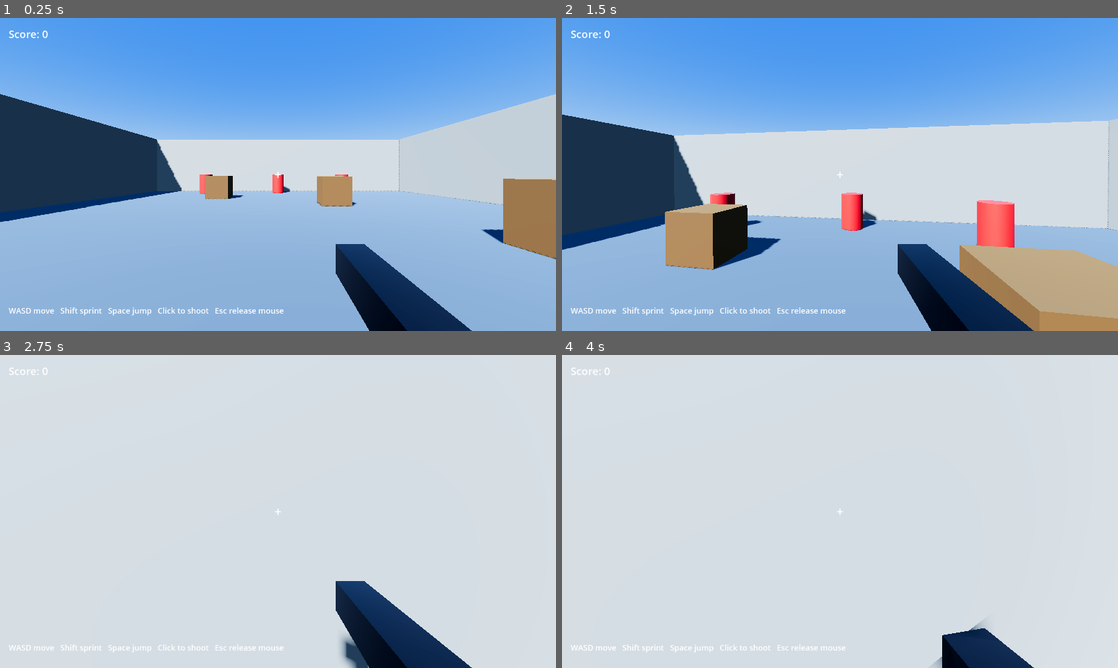
Above: before the commit, frames 1-4 (two rows, left to right).
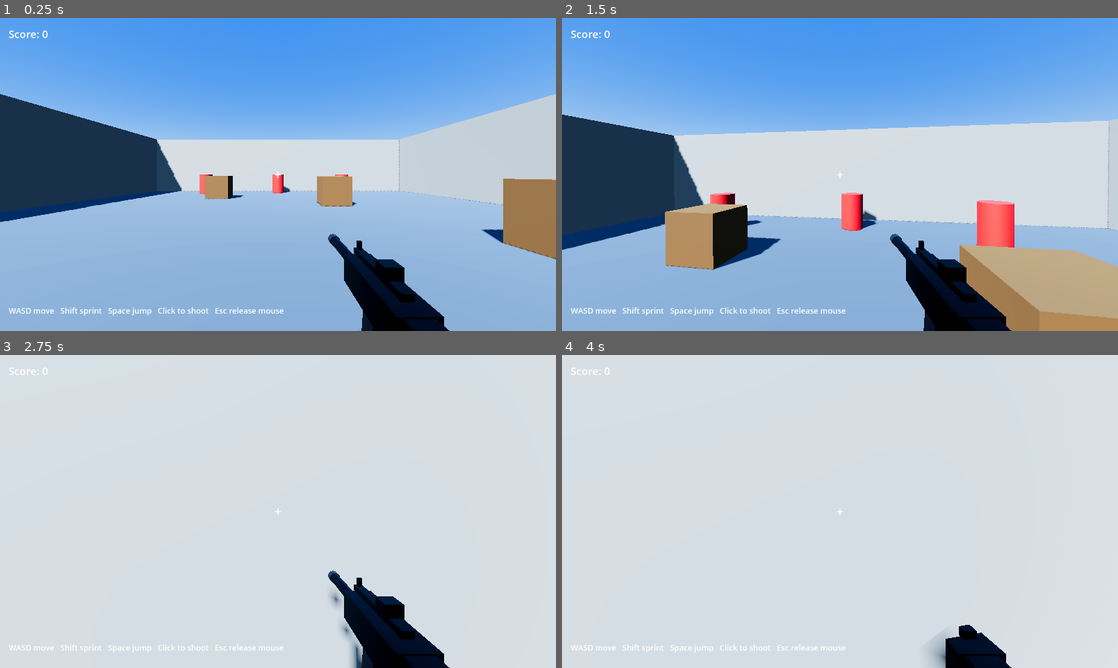
Above: after the commit, the same moments.

Repository: VekzYT/Claude_Enviroment
Game: Godot game, scene res://scenes/main.tscn
Two runs of this game, one before a commit and one after it. Both use one fixed random seed, a clock stepped at 60 frames per second and the inputs below.
Inputs (mouse positions are in pixels of both pictures, inside the frame that each line leads up to):
- Up to frame 1 (0.25 s): no input
- Up to frame 2 (1.5 s): tap Enter at 0.5, 1.25 s; move the mouse to (867, 174) at 0.52 s; hold Shift 0.53-1.28 s; hold W from 0.53 s (still down); click (867, 174) at 0.67 s; tap Space at 0.77 s; move the mouse to (812, 174) at 1.27 s; tap Shift at 1.35 s
- Up to frame 3 (2.75 s): keep holding W; tap Space at 1.52 s; tap Enter at 2 s; move the mouse to (289, 505) at 2.02 s; hold Shift from 2.03 s (still down)
- Up to frame 4 (4 s): keep holding W; tap Enter at 2.75, 3.5 s; move the mouse to (834, 517) at 2.77 s; release Shift at 2.78 s; tap Shift at 2.85 s; click (834, 517) at 2.92 s; tap Space at 3.02, 3.77 s; move the mouse to (878, 514) at 3.52 s; hold Shift from 3.53 s (still down)

The runs differ from the first frame. In frame 1, 2.9% of the frame differs, in the area x 59-85%, y 68-100%; in frame 2, 3.1%; in frame 3, 3.1%; in frame 4, 1.5%.

Commit message:
Rename to Syfon v1.0, rebuild gun as multi-part model
Project renamed from Rift Breach to Syfon, with a VERSION file to
track a version suffix bumped on future updates. Gun viewmodel
replaced with a kitbashed weapon (receiver, barrel shroud, magazine,
stock, grip, iron sights, glowing accent trim) instead of a single box.

Co-Authored-By: Claude Sonnet 5 <noreply@anthropic.com>
Claude-Session: https://claude.ai/code/session_01D76RNRXBpHUzTBpTHP1NBy

Diff:
--- a/game/project.godot
+++ b/game/project.godot
@@ -6,7 +6,7 @@
 
 [application]
 
-config/name="Rift Breach"
+config/name="Syfon v1.0"
 run/main_scene="res://scenes/main.tscn"
 config/features=PackedStringArray("4.3", "Forward Plus")
 
--- a/game/scenes/player.tscn
+++ b/game/scenes/player.tscn
@@ -6,19 +6,40 @@
 radius = 0.4
 height = 1.8
 
-[sub_resource type="BoxMesh" id="BoxMesh_gun"]
-size = Vector3(0.12, 0.12, 0.5)
+[sub_resource type="BoxMesh" id="BoxMesh_unit"]
+size = Vector3(1, 1, 1)
 
-[sub_resource type="StandardMaterial3D" id="StdMat_gun"]
-albedo_color = Color(0.12, 0.12, 0.14, 1)
-metallic = 0.6
-roughness = 0.35
+[sub_resource type="CylinderMesh" id="CylinderMesh_unit"]
+top_radius = 0.5
+bottom_radius = 0.5
+height = 1.0
 
-[sub_resource type="SphereMesh" id="SphereMesh_muzzle"]
-radius = 0.05
-height = 0.1
+[sub_resource type="SphereMesh" id="SphereMesh_unit"]
+radius = 0.5
+height = 1.0
 
-[sub_resource type="StandardMaterial3D" id="StdMat_muzzle"]
+[sub_resource type="StandardMaterial3D" id="StdMat_gunmetal"]
+albedo_color = Color(0.09, 0.09, 0.1, 1)
+metallic = 0.85
+roughness = 0.3
+
+[sub_resource type="StandardMaterial3D" id="StdMat_gunmetal_light"]
+albedo_color = Color(0.18, 0.18, 0.2, 1)
+metallic = 0.7
+roughness = 0.25
+
+[sub_resource type="StandardMaterial3D" id="StdMat_rubber"]
+albedo_color = Color(0.04, 0.04, 0.045, 1)
+metallic = 0.0
+roughness = 0.9
+
+[sub_resource type="StandardMaterial3D" id="StdMat_accent"]
+albedo_color = Color(0.1, 0.7, 0.85, 1)
+emission_enabled = true
+emission = Color(0.15, 0.9, 1.0, 1)
+emission_energy_multiplier = 5.0
+
+[sub_resource type="StandardMaterial3D" id="StdMat_muzzleflash"]
 albedo_color = Color(1, 0.85, 0.3, 1)
 emission_enabled = true
 emission = Color(1, 0.8, 0.2, 1)
@@ -44,12 +65,79 @@
 [node name="Gun" type="Node3D" parent="Head/Camera3D"]
 position = Vector3(0.3, -0.35, -0.6)
 
-[node name="GunMesh" type="MeshInstance3D" parent="Head/Camera3D/Gun"]
-mesh = SubResource("BoxMesh_gun")
-surface_material_override/0 = SubResource("StdMat_gun")
+[node name="Receiver" type="MeshInstance3D" parent="Head/Camera3D/Gun"]
+position = Vector3(0, 0, 0)
+scale = Vector3(0.1, 0.1, 0.34)
+mesh = SubResource("BoxMesh_unit")
+surface_material_override/0 = SubResource("StdMat_gunmetal")
+
+[node name="Stock" type="MeshInstance3D" parent="Head/Camera3D/Gun"]
+position = Vector3(0, 0, 0.2)
+scale = Vector3(0.07, 0.09, 0.16)
+mesh = SubResource("BoxMesh_unit")
+surface_material_override/0 = SubResource("StdMat_gunmetal")
+
+[node name="Grip" type="MeshInstance3D" parent="Head/Camera3D/Gun"]
+position = Vector3(0, -0.13, 0.1)
+rotation_degrees = Vector3(-15, 0, 0)
+scale = Vector3(0.05, 0.16, 0.05)
+mesh = SubResource("BoxMesh_unit")
+surface_material_override/0 = SubResource("StdMat_rubber")
+
+[node name="TopRail" type="MeshInstance3D" parent="Head/Camera3D/Gun"]
+position = Vector3(0, 0.065, -0.02)
+scale = Vector3(0.03, 0.02, 0.3)
+mesh = SubResource("BoxMesh_unit")
+surface_material_override/0 = SubResource("StdMat_gunmetal")
+
+[node name="FrontSight" type="MeshInstance3D" parent="Head/Camera3D/Gun"]
+position = Vector3(0, 0.09, -0.15)
+scale = Vector3(0.015, 0.03, 0.015)
+mesh = SubResource("BoxMesh_unit")
+surface_material_override/0 = SubResource("StdMat_gunmetal")
+
+[node name="RearSightHousing" type="MeshInstance3D" parent="Head/Camera3D/Gun"]
+position = Vector3(0, 0.09, 0.05)
+scale = Vector3(0.05, 0.04, 0.05)
+mesh = SubResource("BoxMesh_unit")
+surface_material_override/0 = SubResource("StdMat_gunmetal")
+
+[node name="SightLens" type="MeshInstance3D" parent="Head/Camera3D/Gun"]
+position = Vector3(0, 0.09, 0.025)
+scale = Vector3(0.012, 0.012, 0.012)
+mesh = SubResource("SphereMesh_unit")
+surface_material_override/0 = SubResource("StdMat_accent")
+
+[node name="BarrelShroud" type="MeshInstance3D" parent="Head/Camera3D/Gun"]
+position = Vector3(0, 0, -0.32)
+rotation_degrees = Vector3(-90, 0, 0)
+scale = Vector3(0.044, 0.3, 0.044)
+mesh = SubResource("CylinderMesh_unit")
+surface_material_override/0 = SubResource("StdMat_gunmetal")
+
+[node name="MuzzleTip" type="MeshInstance3D" parent="Head/Camera3D/Gun"]
+position = Vector3(0, 0, -0.49)
+rotation_degrees = Vector3(-90, 0, 0)
+scale = Vector3(0.052, 0.045, 0.052)
+mesh = SubResource("CylinderMesh_unit")
+surface_material_override/0 = SubResource("StdMat_gunmetal_light")
+
+[node name="Magazine" type="MeshInstance3D" parent="Head/Camera3D/Gun"]
+position = Vector3(0, -0.16, -0.04)
+rotation_degrees = Vector3(8, 0, 0)
+scale = Vector3(0.045, 0.16, 0.07)
+mesh = SubResource("BoxMesh_unit")
+surface_material_override/0 = SubResource("StdMat_gunmetal_light")
+
+[node name="AccentStripe" type="MeshInstance3D" parent="Head/Camera3D/Gun"]
+position = Vector3(0.053, 0, -0.02)
+scale = Vector3(0.006, 0.03, 0.28)
+mesh = SubResource("BoxMesh_unit")
+surface_material_override/0 = SubResource("StdMat_accent")
 
 [node name="MuzzleFlash" type="MeshInstance3D" parent="Head/Camera3D/Gun"]
-position = Vector3(0, 0.02, -0.4)
+position = Vector3(0, 0, -0.52)
 visible = false
-mesh = SubResource("SphereMesh_muzzle")
-surface_material_override/0 = SubResource("StdMat_muzzle")
+scale = Vector3(0.1, 0.1, 0.1)
+mesh = SubResource("SphereMesh_unit")
+surface_material_override/0 = SubResource("StdMat_muzzleflash")
Not shown: 1 places in game/scenes/player.tscn that only renumber resources
Not shown, changed: game/README.md
Not shown, added: game/VERSION
